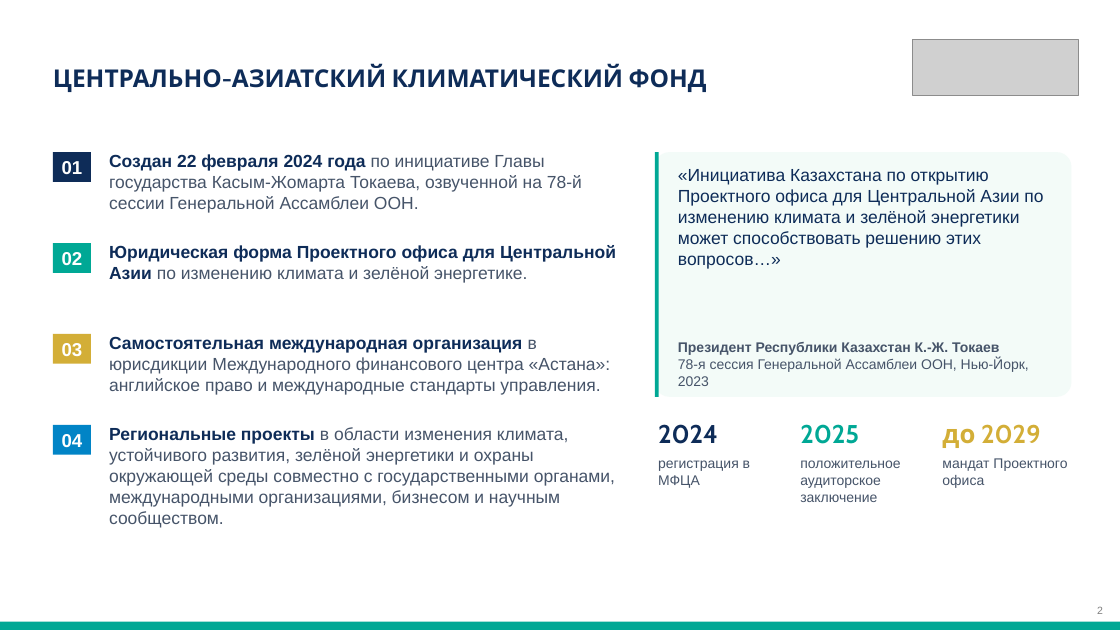
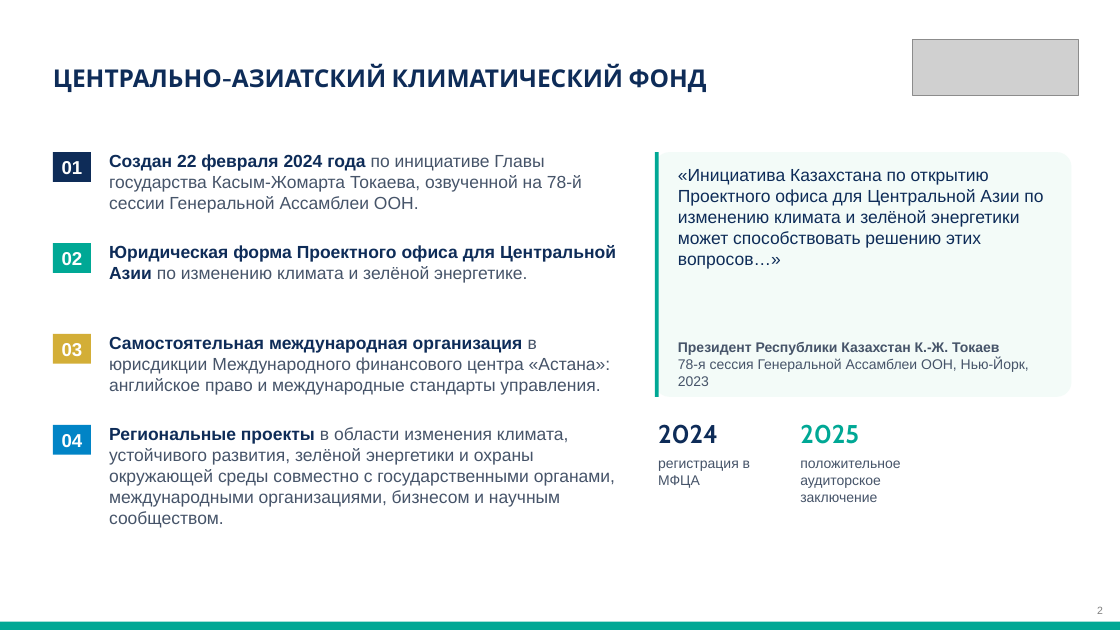
Before and after one commit to murat01042014/obsidian-vault, a slide deck: slide 2 of TAZA/_документы/Презентация для партнёров – ЦАКФ и Таза Қазақстан.pptx. Drawn at 1120x630 pixels with LibreOffice and Linux fonts; fonts in the diff are those of the drawing; grey boxes stand for pictures. Boxes give left, top, right and bottom in pixels: in the first picture for what was removed or moved away, otherwise in the second. Text is boxed around its words. In the diff, an @@ line names an element or a change of style, - is before the commit and + after.

```diff
--- a/TAZA/_документы/Презентация для партнёров – ЦАКФ и Таза Қазақстан.pptx
+++ b/TAZA/_документы/Презентация для партнёров – ЦАКФ и Таза Қазақстан.pptx
@@ text removed at bbox=[942, 424, 1041, 448] @@
-до 2029
@@ text removed at bbox=[942, 458, 1067, 488] @@
-мандат Проектного офиса
```
Also in this commit, not shown: 8 other slides changed, 1 other file.
